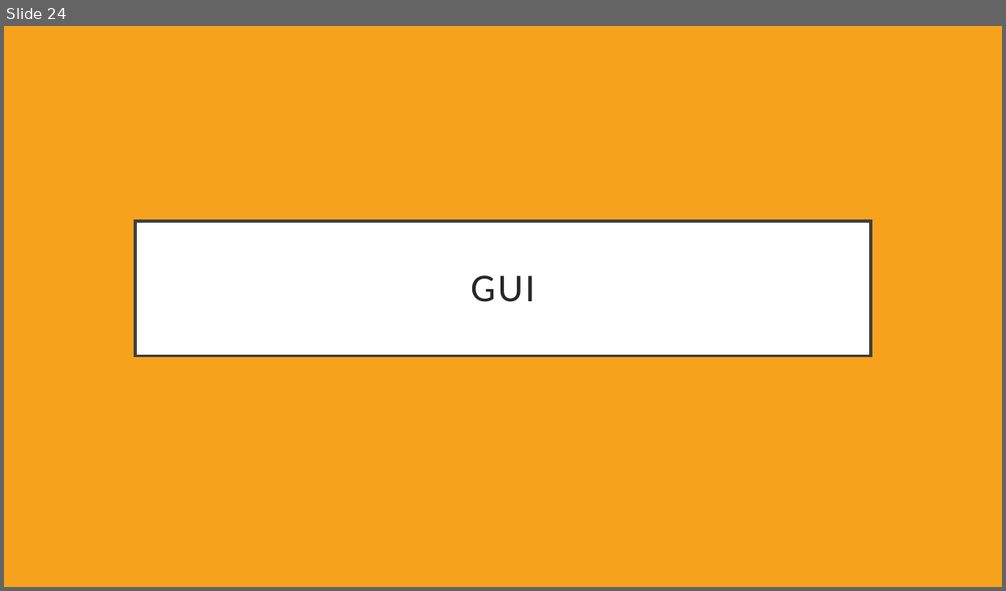
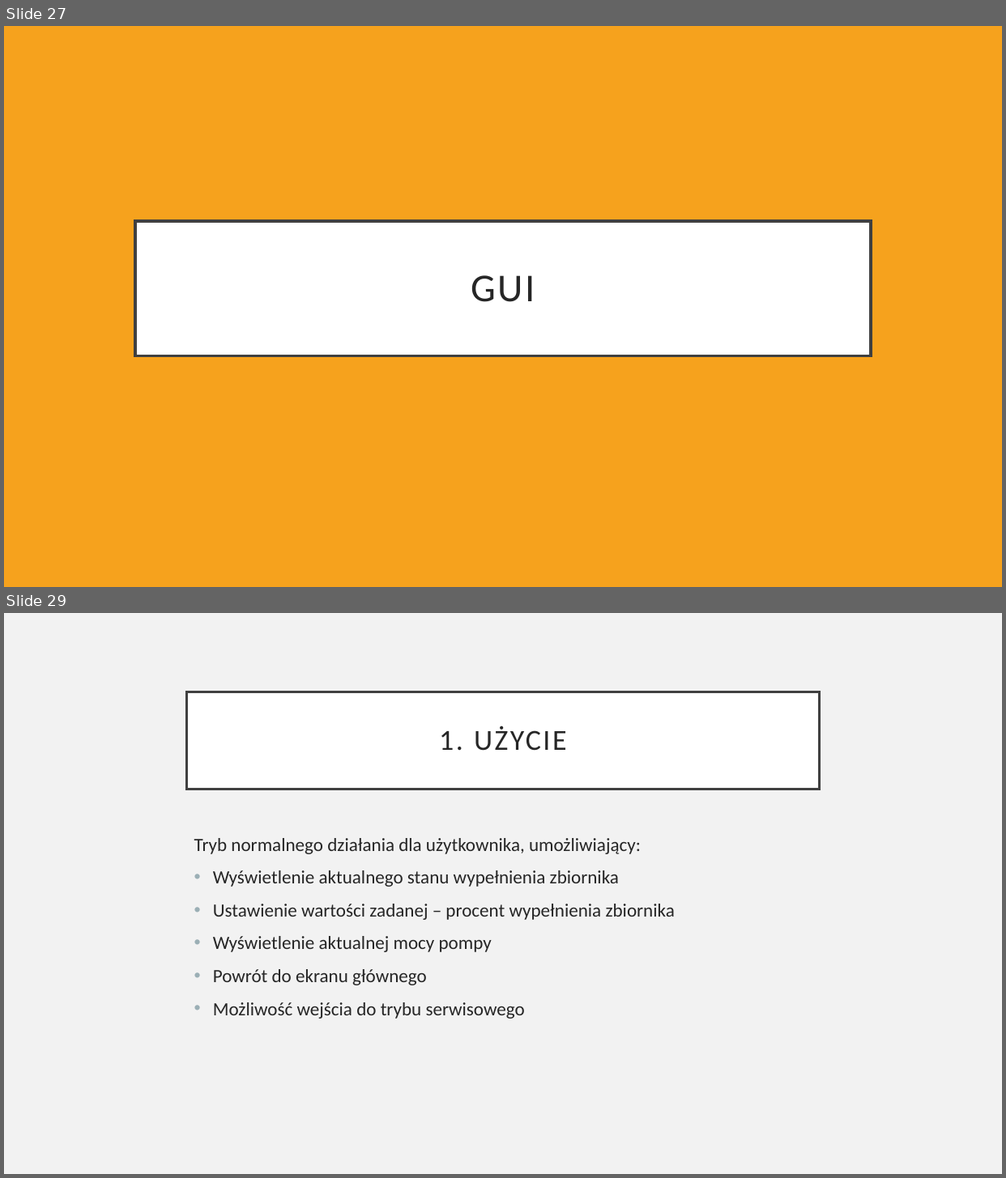
Before and after one commit to Acilya/sem6, a slide deck: projekt_zesp/Układ stabilizacji poziomu cieczy.pptx. Shown one above the other, each under a label of ours: slide 24 before the commit, slides 27 and 29 after it; the slides between them are not shown. The pictures are 1006x591 and 1006x1178 pixels, drawn with LibreOffice and Linux fonts; fonts in the diff are those of the drawing. Boxes give left, top, right and bottom in pixels: in the first picture for what was removed or moved away, otherwise in the second. Text is boxed around its words. In the diff, an @@ line names an element or a change of style, - is before the commit and + after.

```diff
--- a/projekt_zesp/Układ stabilizacji poziomu cieczy.pptx
+++ b/projekt_zesp/Układ stabilizacji poziomu cieczy.pptx
@@ slide 29 added at (4, 613, 1002, 1174), background #F2F2F2 @@
@@ title added at (187, 692, 819, 789), fill #FFFFFF, outline #404040 2.5 pt, 28 pt, text #262626 @@
+1. UŻYCIE
@@ text added at (194, 838, 675, 1019), 18 pt, text #262626 @@
+Tryb normalnego działania dla użytkownika, umożliwiający:
+• Wyświetlenie aktualnego stanu wypełnienia zbiornika
+• Ustawienie wartości zadanej – procent wypełnienia zbiornika
+• Wyświetlenie aktualnej mocy pompy
+• Powrót do ekranu głównego
+• Możliwość wejścia do trybu serwisowego
@@ what was slide 24 is now slide 27 @@
```
Also in this commit, not shown: 1 slide changed, 12 other slides added, 4 slides removed, 1 other file.
